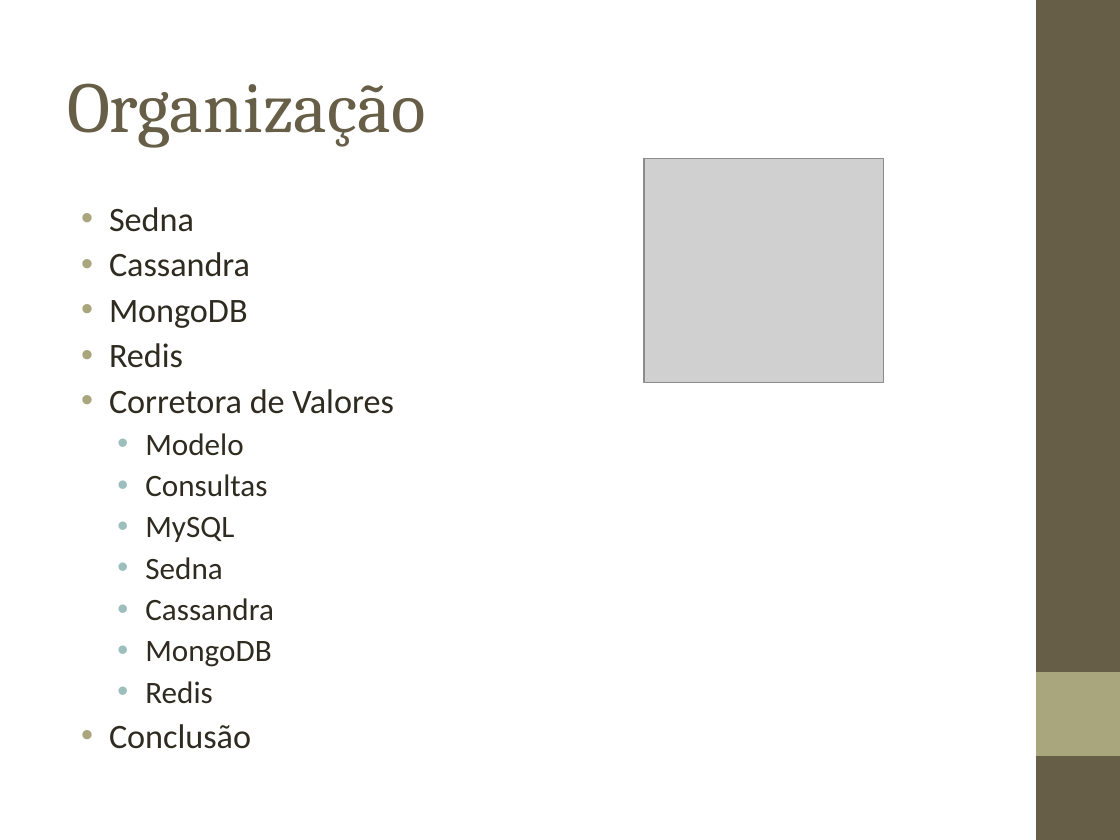
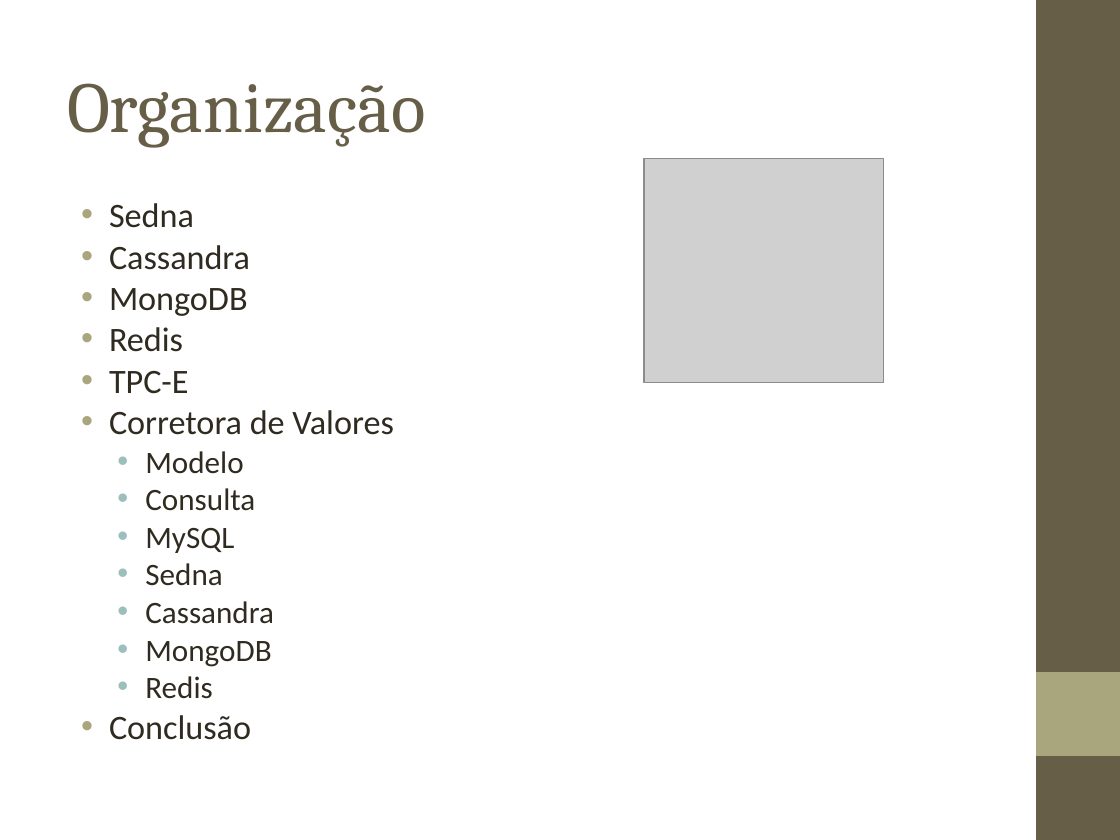
Before and after one commit to biacpaixao/Projeto_Final, a slide deck: slide 4 of apresentacao_projeto_final-v3.ppt. Drawn at 1120x840 pixels with LibreOffice and Linux fonts; fonts in the diff are those of the drawing; grey boxes stand for pictures; background and template pictures are left out. Boxes give left, top, right and bottom in pixels: in the first picture for what was removed or moved away, otherwise in the second. Text is boxed around its words. In the diff, an @@ line names an element or a change of style, - is before the commit and + after.

```diff
--- a/apresentacao_projeto_final-v3.ppt
+++ b/apresentacao_projeto_final-v3.ppt
@@ text at [109, 203, 393, 740]: line spacing 0.9 to 0.8 @@
@@ text at [109, 371, 189, 394]: paragraph added @@
+• TPC-E
@@ text at [145, 488, 255, 511]: text changed @@
-  • Consultas
+  • Consulta
```
Also in this commit, not shown: 2 other slides changed.
